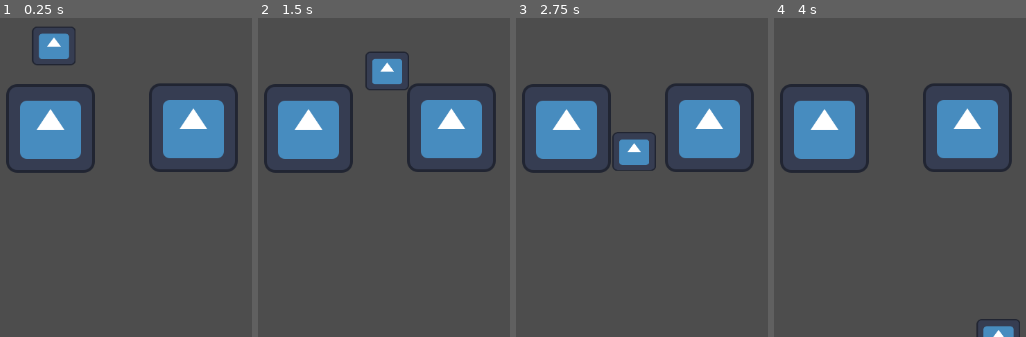
Above: before the commit, frames 1-4 (left to right).
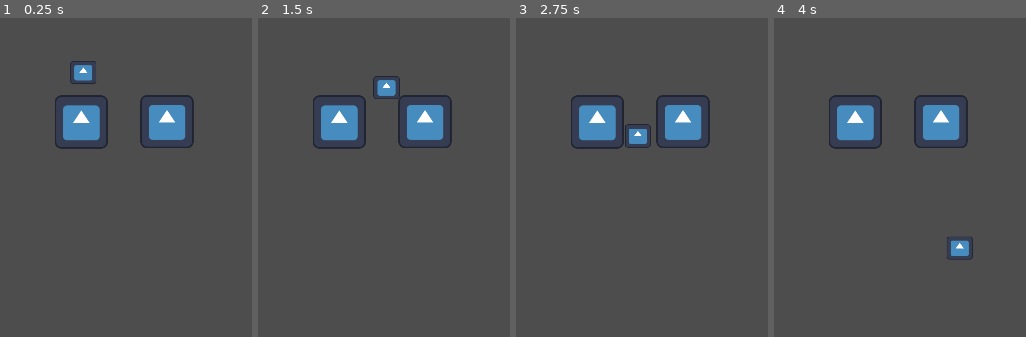
Above: after the commit, the same moments.

Repository: pR1smPrime/BikiniTop25
Game: Godot game, scene res://node_2d.tscn
Two runs of this game, one before a commit and one after it. Both use one fixed random seed, a clock stepped at 60 frames per second and the inputs below. The engine's default icon, where the game draws it, is replaced by a stand-in: a white triangle on a blue panel in a dark square.
Inputs:
- Up to frame 1 (0.25 s): no input
- Up to frame 2 (1.5 s): tap Enter (ui_accept) at 0.5, 0.77 s; hold Right (ui_right) from 0.53 s (still down)
- Up to frame 3 (2.75 s): tap Enter (ui_accept) at 1.52 s; release Right (ui_right) at 2.03 s; hold Left (ui_left) from 2.03 s (still down)
- Up to frame 4 (4 s): release Left (ui_left) at 2.78 s; hold Right (ui_right) from 2.78 s (still down); tap Enter (ui_accept) at 3.02, 3.77 s

The runs differ from the first frame. In frame 1, 13% of the frame differs, in the area x 2-95%, y 2-49%; in frame 2, 13%; in frame 3, 13%; in frame 4, 12%.

Commit message:
added level-base, camera

Diff:
--- /dev/null
+++ b/camera.tscn
@@ -0,0 +1,6 @@
+[gd_scene format=3 uid="uid://73ok78tix061"]
+
+[node name="Camera" type="Node2D"]
+
+[node name="Camera2D" type="Camera2D" parent="."]
+position = Vector2(960, -540)
--- /dev/null
+++ b/level1.tscn
@@ -0,0 +1,41 @@
+[gd_scene load_steps=6 format=3 uid="uid://bb7t2rtlp7sku"]
+
+[ext_resource type="PackedScene" uid="uid://73ok78tix061" path="res://camera.tscn" id="1_ar75t"]
+[ext_resource type="Texture2D" uid="uid://dxtnjbsugbqj3" path="res://icon.svg" id="1_x8l8d"]
+[ext_resource type="Script" path="res://character_body_2d.gd" id="2_e3ps0"]
+
+[sub_resource type="RectangleShape2D" id="RectangleShape2D_tytti"]
+size = Vector2(1920, 20)
+
+[sub_resource type="RectangleShape2D" id="RectangleShape2D_pvlvr"]
+size = Vector2(62, 56)
+
+[node name="groundBase" type="Node2D"]
+position = Vector2(-1, 0)
+
+[node name="level1Ground" type="StaticBody2D" parent="."]
+position = Vector2(10, -10)
+
+[node name="CollisionShape2D" type="CollisionShape2D" parent="level1Ground"]
+position = Vector2(960, 0)
+shape = SubResource("RectangleShape2D_tytti")
+
+[node name="Sprite2D" type="Sprite2D" parent="level1Ground"]
+position = Vector2(960, 3.672)
+scale = Vector2(15, 0.22925)
+texture = ExtResource("1_x8l8d")
+
+[node name="CharacterBody2D" type="CharacterBody2D" parent="."]
+position = Vector2(236, -160)
+script = ExtResource("2_e3ps0")
+
+[node name="Sprite2D" type="Sprite2D" parent="CharacterBody2D"]
+position = Vector2(-8, -9)
+scale = Vector2(0.492188, 0.4375)
+texture = ExtResource("1_x8l8d")
+
+[node name="CollisionShape2D" type="CollisionShape2D" parent="CharacterBody2D"]
+position = Vector2(-10, -10)
+shape = SubResource("RectangleShape2D_pvlvr")
+
+[node name="Camera" parent="." instance=ExtResource("1_ar75t")]
--- a/project.godot
+++ b/project.godot
@@ -15,6 +15,11 @@
 config/features=PackedStringArray("4.3", "Forward Plus")
 config/icon="res://icon.svg"
 
+[display]
+
+window/size/viewport_width=1920
+window/size/viewport_height=1080
+
 [rendering]
 
 renderer/rendering_method="gl_compatibility"
--- /dev/null
+++ b/scenes/levels/level1.tscn
@@ -0,0 +1,3 @@
+[gd_scene format=3 uid="uid://6xkwnblwbr58"]
+
+[node name="Level1" type="Node2D"]
